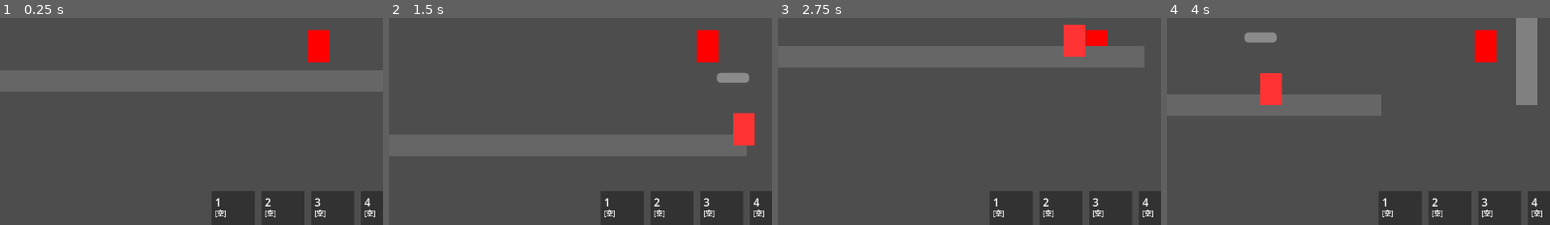
Above: before the commit, frames 1-4 (left to right).
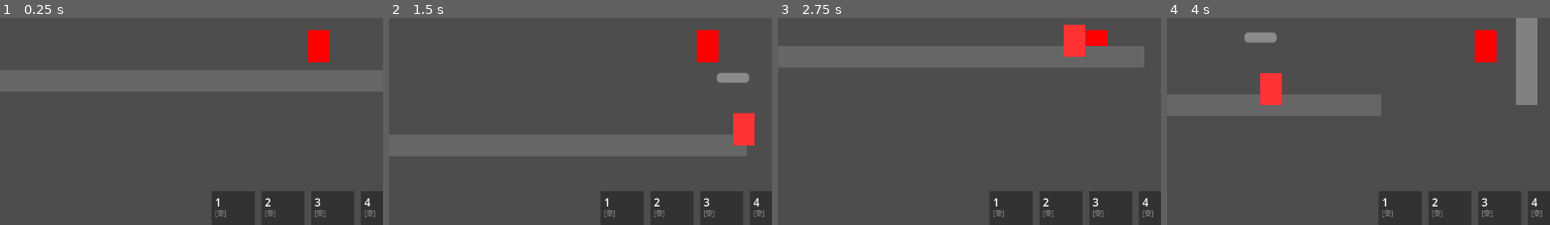
Above: after the commit, the same moments.

Repository: qq554597352/infinity-exe
Game: Godot game, scene res://scenes/levels/test_level.tscn
Two runs of this game, one before a commit and one after it. Both use one fixed random seed, a clock stepped at 60 frames per second and the inputs below.
Inputs:
- Up to frame 1 (0.25 s): no input
- Up to frame 2 (1.5 s): hold D (move_right) from 0.53 s (still down); tap J (attack) at 0.6 s; tap Space (jump) at 0.77 s; tap E (grapple) at 1.35 s
- Up to frame 3 (2.75 s): tap Space (jump) at 1.52 s; release D (move_right) at 2.03 s; hold A (move_left) from 2.03 s (still down); tap J (attack) at 2.1 s
- Up to frame 4 (4 s): release A (move_left) at 2.78 s; hold D (move_right) from 2.78 s (still down); tap E (grapple) at 2.85 s; tap Space (jump) at 3.02, 3.77 s; tap J (attack) at 3.6 s
The pictures show only the part of the screen within x 10-60%, y 47-97%; the shares and areas given below are measured in that part.

The runs differ from the first frame. In frame 1, 0.3% of the frame differs, in the area x 56-98%, y 92-97%; in frame 2, 0.3%; in frame 3, 0.3%; in frame 4, 0.3%.
Error before the commit: Trying to assign value of type 'Nil' to a variable of type 'Dictionary'. (res://scripts/ui/skill_ui.gd:59)

Commit message:
fix: type safety for Dictionary and null checks
- Remove explicit Dictionary type declarations to allow null
- Use typeof() checks instead of is_empty() for safety
- Properly handle null values in all skill operations

Engine: Godot 4.x

Diff:
--- a/scripts/autoload/skill_manager.gd
+++ b/scripts/autoload/skill_manager.gd
@@ -2,8 +2,8 @@
 
 # 技能管理器
 
-var skill_pool: Array[Resource] = []
-var owned_skills: Array[Dictionary] = []
+var skill_pool: Array = []
+var owned_skills: Array = []
 var equipped_skills: Array = [null, null, null, null]
 var max_owned: int = 10
 var max_equipped: int = 4
@@ -28,7 +28,7 @@
 		return {}
 
 	var random_index: int = randi() % skill_pool.size()
-	var skill: Skill = skill_pool[random_index]
+	var skill = skill_pool[random_index]
 	var fragment: Dictionary = {
 		"id": skill.skill_id,
 		"name": skill.skill_name,
@@ -61,8 +61,8 @@
 	if slot < 0 or slot >= max_equipped:
 		return {}
 
-	var skill_data: Dictionary = equipped_skills[slot]
-	if skill_data.is_empty():
+	var skill_data = equipped_skills[slot]
+	if skill_data == null or typeof(skill_data) != TYPE_DICTIONARY:
 		return {}
 
 	if owned_skills.size() < max_owned:
@@ -75,13 +75,13 @@
 	if slot < 0 or slot >= max_equipped:
 		return false
 
-	var skill_data: Dictionary = equipped_skills[slot]
-	if skill_data.is_empty():
+	var skill_data = equipped_skills[slot]
+	if skill_data == null or typeof(skill_data) != TYPE_DICTIONARY:
 		return false
 
 	var skill_id: String = ""
 	if "id" in skill_data:
-		skill_id = skill_data["id"]
+		skill_id = str(skill_data["id"])
 	skill_used.emit(skill_id)
 	return true
 
@@ -90,19 +90,19 @@
 
 func degrade_all_skills() -> void:
 	for i in range(equipped_skills.size()):
-		var skill: Dictionary = equipped_skills[i]
-		if not skill.is_empty():
+		var skill = equipped_skills[i]
+		if skill != null and typeof(skill) == TYPE_DICTIONARY:
 			var deg: int = 0
 			if "degradation" in skill:
-				deg = skill["degradation"]
+				deg = int(skill["degradation"])
 			equipped_skills[i]["degradation"] = deg + 1
 
 func repair_skill(slot: int) -> bool:
 	if slot < 0 or slot >= max_equipped:
 		return false
 
-	var skill: Dictionary = equipped_skills[slot]
-	if not skill.is_empty():
+	var skill = equipped_skills[slot]
+	if skill != null and typeof(skill) == TYPE_DICTIONARY:
 		equipped_skills[slot]["degradation"] = 0
 		return true
 	return false
--- a/scripts/ui/skill_ui.gd
+++ b/scripts/ui/skill_ui.gd
@@ -15,7 +15,6 @@
 		var slot: Panel = Panel.new()
 		slot.name = "SkillSlot" + str(i)
 
-		# 获取视口大小
 		var viewport_size: Vector2 = get_viewport().get_visible_rect().size
 		var x_pos: float = (viewport_size.x - (slot_size * 4 + slot_spacing * 3)) / 2
 		slot.position = Vector2(x_pos + i * (slot_size + slot_spacing), viewport_size.y - slot_size - 20)
@@ -56,14 +55,17 @@
 		var name_label: Label = slot.get_node_or_null("NameLabel")
 
 		if name_label != null:
-			var skill_data: Dictionary = equipped[i] if i < equipped.size() else {}
-			if not skill_data.is_empty():
-				var skill_name: String = skill_data.get("name", "?")
+			var skill_data = equipped[i] if i < equipped.size() else null
+
+			if skill_data != null and typeof(skill_data) == TYPE_DICTIONARY:
+				var skill_name: String = ""
+				if "name" in skill_data:
+					skill_name = str(skill_data["name"])
 				name_label.text = skill_name.substr(0, min(skill_name.length(), 10))
 
 				var deg: int = 0
 				if "degradation" in skill_data:
-					deg = skill_data["degradation"]
+					deg = int(skill_data["degradation"])
 
 				match deg:
 					0: name_label.add_theme_color_override("font_color", Color(0, 1, 1))
@@ -79,13 +81,13 @@
 	if slot_index >= equipped.size():
 		return
 
-	var skill_data: Dictionary = equipped[slot_index]
-	if skill_data.is_empty():
+	var skill_data = equipped[slot_index]
+	if skill_data == null or typeof(skill_data) != TYPE_DICTIONARY:
 		return
 
 	var deg: int = 0
 	if "degradation" in skill_data:
-		deg = skill_data["degradation"]
+		deg = int(skill_data["degradation"])
 
 	if deg >= 3:
 		print("技能已损坏，无法使用！")
@@ -93,7 +95,7 @@
 
 	var skill_id: String = ""
 	if "id" in skill_data:
-		skill_id = skill_data["id"]
+		skill_id = str(skill_data["id"])
 
 	print("使用技能: ", skill_id)
 
